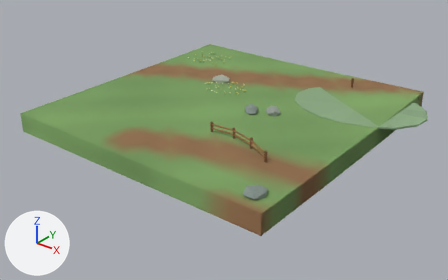
A saved change to the glTF model client/public/models/chunks/0_-1.glb.
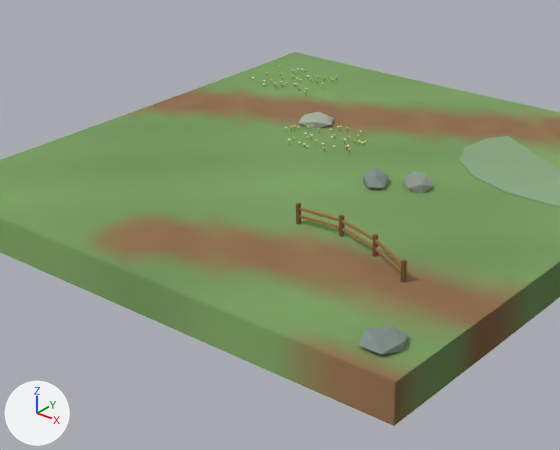
Old and new are each drawn whole from a 50 mm lens placed at (52.3, -32.3, 25.1), pointed at (16.0, 13.0, -3.0) and again close up on the part from 13% to 77% of the width and 6% to 89% of the height. The lights are fixed; the arrows at lower left show +X, +Y and +Z. The older version's two pictures come first. Vertices at exactly the same position are counted once.

In view in the first close-up: 'scenery', 'terrain'.
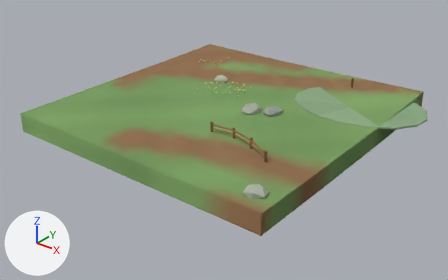
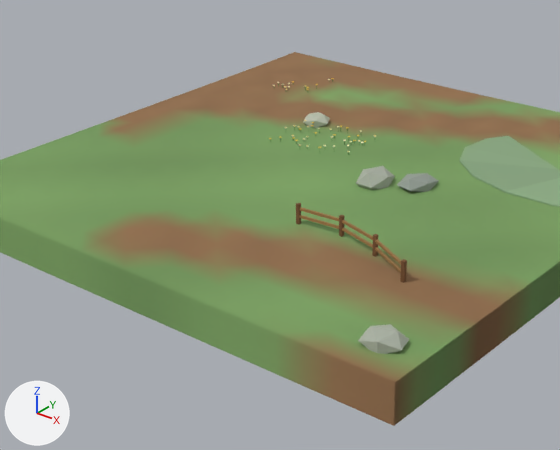
The change in detail:
me_terrain has 521 vertices, 960 faces and spans x 0.0..30.0, y 0.0..30.0, z -2.0..0.5.
me_terrain is used by ob_terrain; location (0.0, 0.0, 0.0).
me_terrain part 1: 126 faces centred in x 0.0..15.5, y 12.5..30.0, z -1.3..0.2 are repainted in the vertex colours; the middle colour goes from green #7a9e5f to brown #926f4c.
me_terrain part 2: 25 faces centred in x 0.0..17.5, y 11.0..30.0, z -1.3..0.2 are repainted in the vertex colours; the middle colour goes from green #799f5f to yellow #868654.
me_terrain part 3: 26 faces centred in x 0.0..16.0, y 11.5..30.0, z -0.7..0.2 are repainted in the vertex colours; the middle colour goes from green #799e5f to yellow #8c7e52.
me_scenery is used by ob_scenery; location (0.0, 0.0, 0.0).
me_scenery had 2339 vertices, 3772 faces and spanned x 1.4..32.9, y 1.0..28.0, z -0.2..1.3.
me_scenery now has 1663 vertices, 2680 faces and spans x 3.7..32.9, y 1.3..28.0, z -0.4..1.3.
me_scenery part 4: a new loose piece, an icosphere of 20 faces spanning x 17.2..18.8, y 14.0..16.0, z -0.4..0.8, in mat_opaque_matte_vertex_colors.
me_scenery part 5: a new loose piece, an icosphere of 20 faces spanning x 9.14..10.86, y 19.24..20.76, z -0.17..0.62, in mat_opaque_matte_vertex_colors.
me_scenery part 6: the loose piece of 12 vertices spanning x 17.0..19.0, y 13.9..16.1, z -0.2..0.7 is turned -112.1 degrees about the z axis through its middle and scaled by 0.99, then moved by (10.0, -13.0, 0.0).
me_scenery part 7: the loose piece of 12 vertices spanning x 19.1..20.9, y 15.1..16.9, z -0.2..0.7 is rebuilt with 12 vertices and now spans x 19.2..20.8, y 14.9..17.1, z -0.1..0.6.
me_scenery part 8: 101 loose pieces with 1016 vertices, spanning x 1.4..28.9, y 1.0..27.1, z -0.1..0.6, are deleted.
me_scenery part 9: 16 vertices moved from x 3.8..6.1, y 23.3..26.5, z 0.3..0.4 to x 3.8..6.1, y 23.3..26.5, z 0.2..0.3; 42 vertices removed from x 3.8..6.2, y 23.3..26.6, z 0.0..0.4; 226 vertices added at x 3.8..6.2, y 23.2..26.6, z 0.0..0.4.
Other edits to the shape of me_scenery do not show in these pictures.

Where the change shows, as pixel boxes (x1, y1, x2, y2) in the close-ups (560 x 450 px; the box of a moved part takes in the faces that stretch with it):
'scenery', reshaped: before (252, 65, 560, 354); after (269, 78, 560, 354)
part 1 of me_terrain, recoloured (green to brown): (117, 52, 479, 135) in both
part 2 of me_terrain, edited (looks the same): (98, 89, 520, 149) in both
part 3 of me_terrain, recoloured: (104, 80, 500, 137) in both
part 4 of me_scenery, added: after (356, 166, 395, 190)
part 5 of me_scenery, added: after (303, 112, 330, 128)
part 6 of me_scenery, moved or reshaped: before (363, 167, 388, 190); after (358, 324, 409, 354)
part 7 of me_scenery, rebuilt (39% wider, 13% shorter): before (403, 171, 433, 193); after (397, 173, 439, 192)
part 8 of me_scenery, deleted: before (252, 65, 409, 354)
part 9 of me_scenery, reshaped: after (278, 78, 332, 93)
